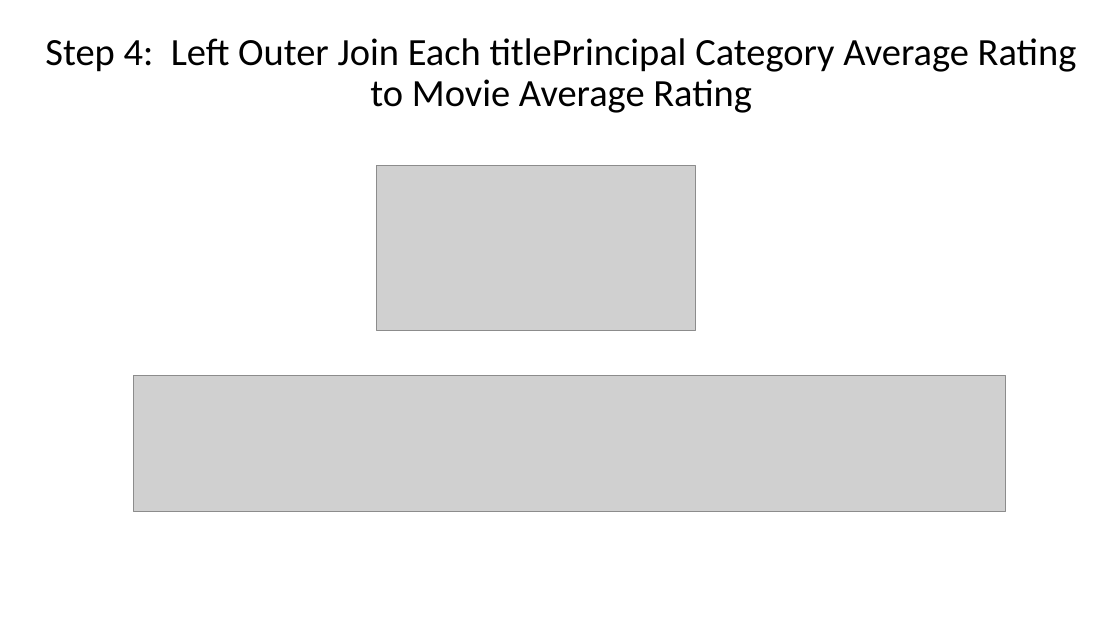
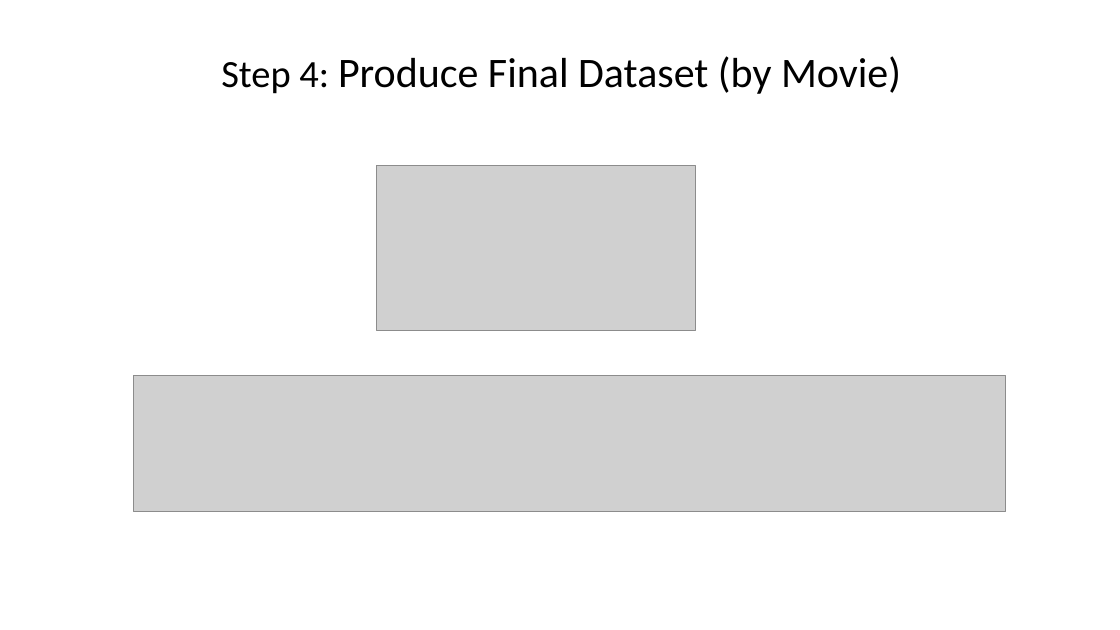
Before and after one commit to dniedermier-cscc/Scrum-Lords-Capstone-2018, a slide deck: slide 17 of Presentation/ScrumLords_Capstone.pptx (slide 14 before the commit). Drawn at 1120x630 pixels with LibreOffice and Linux fonts; fonts in the diff are those of the drawing; grey boxes stand for pictures. Boxes give left, top, right and bottom in pixels: in the first picture for what was removed or moved away, otherwise in the second. Text is boxed around its words. In the diff, an @@ line names an element or a change of style, - is before the commit and + after.

```diff
--- a/Presentation/ScrumLords_Capstone.pptx
+++ b/Presentation/ScrumLords_Capstone.pptx
@@ title at (221,56,901,94): text changed; size 33 to 36 pt @@
-Step 4: Left Outer Join Each titlePrincipal Category Average Rating to Movie Average Rating
+Step 4: Produce Final Dataset (by Movie)
```
Also in this commit, not shown: 8 other slides changed, 5 slides added, 1 slide removed, 1 other file.
